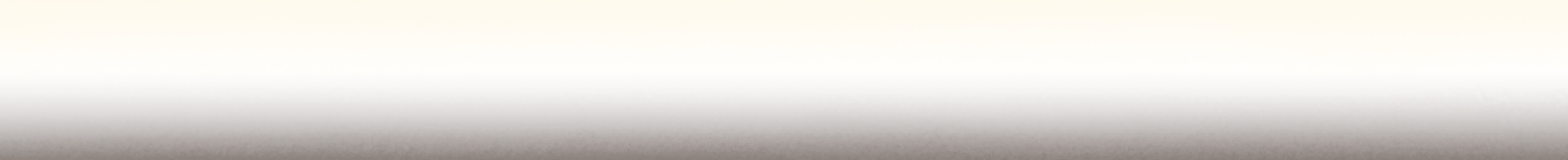
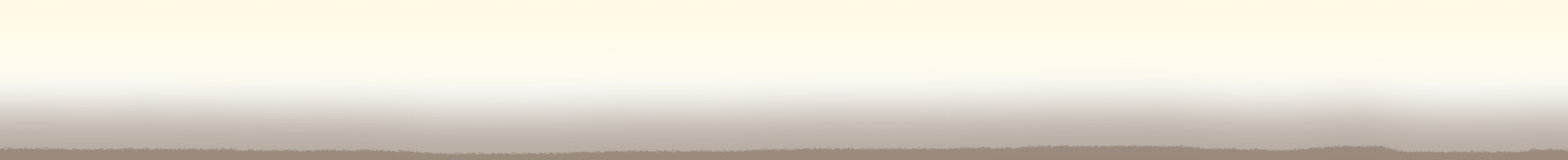
The second w=1568, h=160 image is a revision of the first. Changes to its layers:
moved "Color Fill 1 copy 5" into group "Group 3" over [0, 0, 1568, 160]
moved "Group 2" into group "Group 3" over [0, 0, 1568, 125]
moved "Color Fill 1 copy 6" into group "Group 3" over [0, 0, 1568, 160]
moved "Group 1" into group "Group 3" over [0, 70, 1568, 160]
added group "Group 4" with 2 layers above "Color Fill 2 copy 3" over [0, 0, 1568, 147]
added layer "Color Fill 2 copy 2" (19%) in group "Group 4" over [0, 0, 1568, 134]
added layer "Color Fill 2" (30%) in group "Group 4" over [0, 0, 1568, 147]
added layer "Color Fill 2 copy 3" (35%) above "Color Fill 2 copy" over [0, 97, 1568, 160]
added layer "Color Fill 2 copy" (47%) above "Color Fill 1 copy 2" over [0, 58, 1568, 160]
